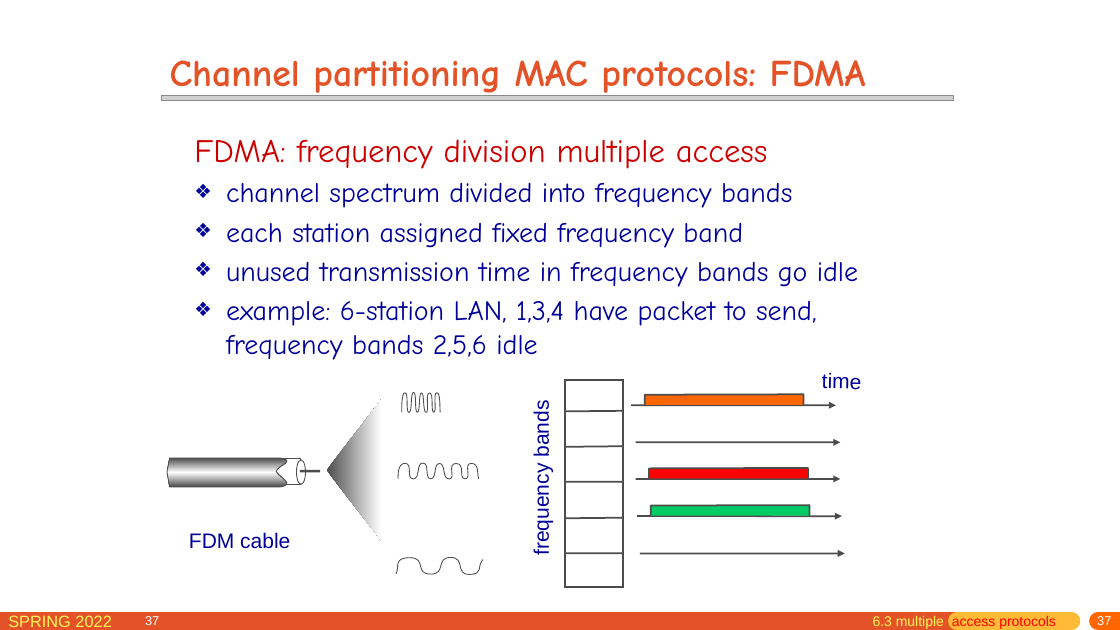
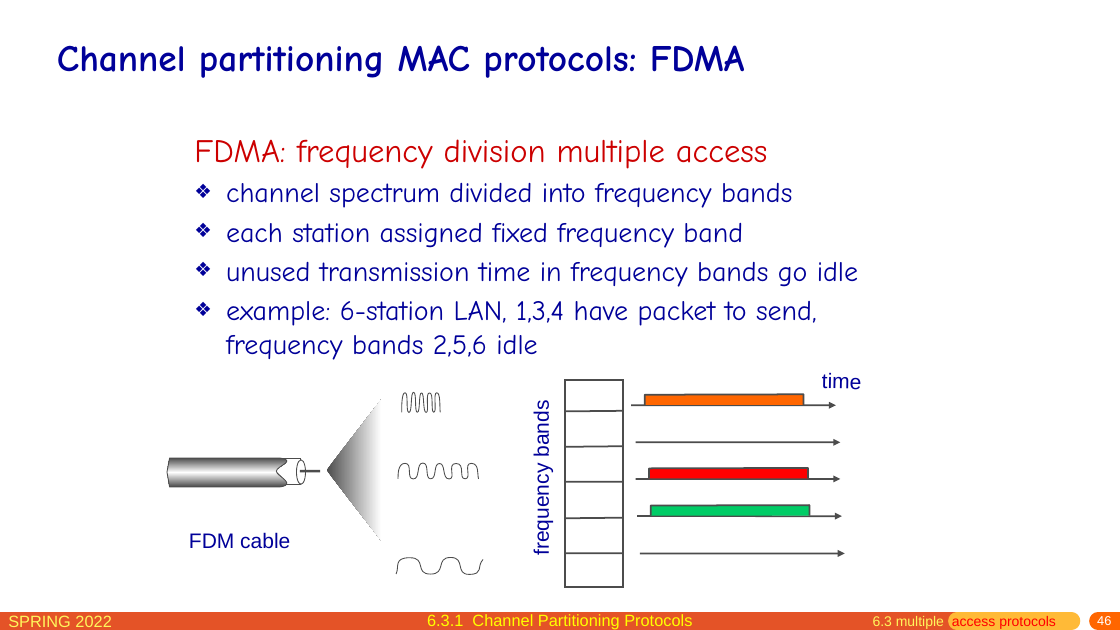
Before and after one commit to network-whu/slides, a slide deck: slide 46 of pptx/chapter6.pptx (slide 37 before the commit). Drawn at 1120x630 pixels with LibreOffice and Linux fonts; fonts in the diff are those of the drawing; grey boxes stand for pictures. Boxes give left, top, right and bottom in pixels: in the first picture for what was removed or moved away, otherwise in the second. Text is boxed around its words. In the diff, an @@ line names an element or a change of style, - is before the commit and + after.

```diff
--- a/pptx/chapter6.pptx
+++ b/pptx/chapter6.pptx
@@ title "Channel partitioning MAC protocols: FDMA": place and size @@
-title "Channel partitioning MAC protocols: FDMA" at bbox=[170, 60, 866, 99]
+title "Channel partitioning MAC protocols: FDMA" at bbox=[57, 45, 745, 78]
@@ title "Channel partitioning MAC protocols: FDMA" at bbox=[57, 45, 745, 78]: size 32.4 to 32 pt, text colour #E45327 to #000099 @@
@@ picture removed at bbox=[161, 96, 954, 100] @@
@@ page number removed at bbox=[145, 616, 159, 625] @@
-37
@@ text added at bbox=[427, 614, 692, 630], 14 pt, text #FFFF00 @@
+6.3.1 Channel Partitioning Protocols
@@ page number at bbox=[1097, 616, 1111, 625]: text changed @@
-37
+46
```
Also in this commit, not shown: 116 other slides changed, 28 slides added, 1 other file.
